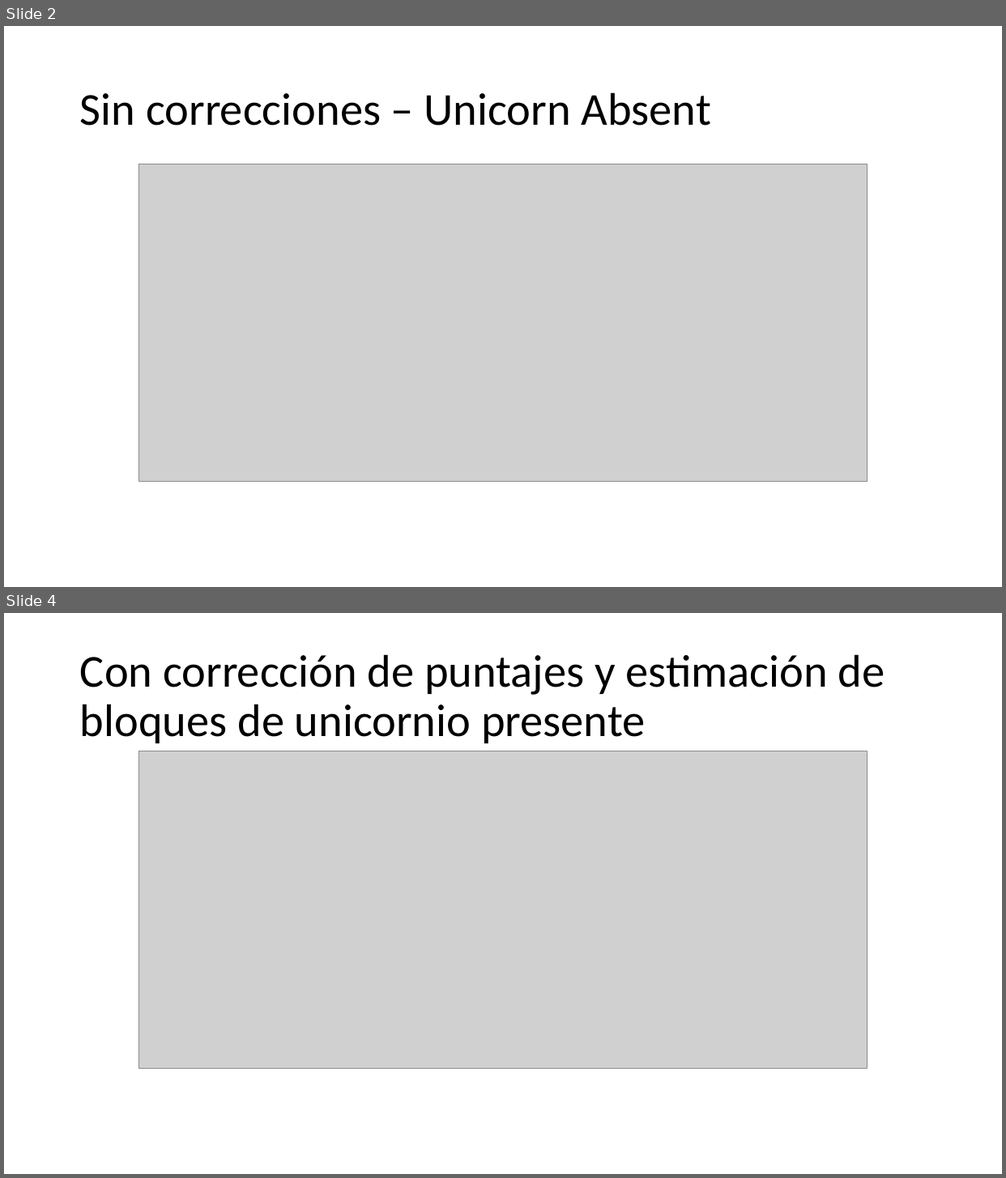
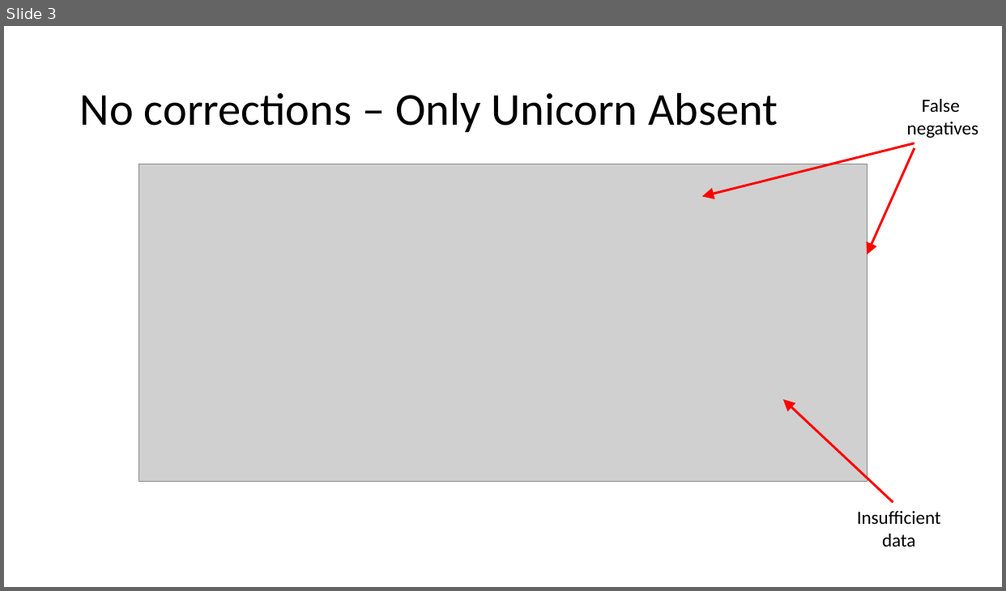
Before and after one commit to Slendercoder/DCL-DataAnalysis, a slide deck: DataCorrection.pptx. Shown one above the other, each under a label of ours: slides 2 and 4 before the commit, slide 3 after it; the slides between them are not shown. The pictures are 1006x1178 and 1006x591 pixels, drawn with LibreOffice and Linux fonts; fonts in the diff are those of the drawing; grey boxes stand for pictures. Boxes give left, top, right and bottom in pixels: in the first picture for what was removed or moved away, otherwise in the second. Text is boxed around its words. In the diff, an @@ line names an element or a change of style, - is before the commit and + after.

```diff
--- a/DataCorrection.pptx
+++ b/DataCorrection.pptx
@@ slide 4 removed at (x1=4, y1=613, x2=1002, y2=1174), background #FFFFFF @@
@@ title removed at (x1=80, y1=654, x2=885, y2=743) @@
-Con corrección de puntajes y estimación de bloques de unicornio presente
@@ picture removed at (x1=139, y1=752, x2=867, y2=1069) @@
@@ what was slide 2 is now slide 3 @@
@@ slide 3 changed as well @@
@@ title at (x1=80, y1=92, x2=778, y2=132): text changed @@
-Sin correcciones – Unicorn Absent
+No corrections – Only Unicorn Absent
@@ text added at (x1=907, y1=99, x2=978, y2=138), 18 pt, text #000000 @@
+False
+negatives
@@ arrow added from (914, 143) to (702, 197), #FF0000 2.25 pt @@
@@ arrow added from (914, 148) to (867, 255), #FF0000 2.25 pt @@
@@ arrow added from (893, 503) to (783, 399), #FF0000 2.25 pt @@
@@ text added at (x1=857, y1=511, x2=941, y2=547), 18 pt, text #000000 @@
+Insufficient
+data
```
Also in this commit, not shown: 1 other slide changed, 4 slides added, 1 other slide removed, 14 other files.
